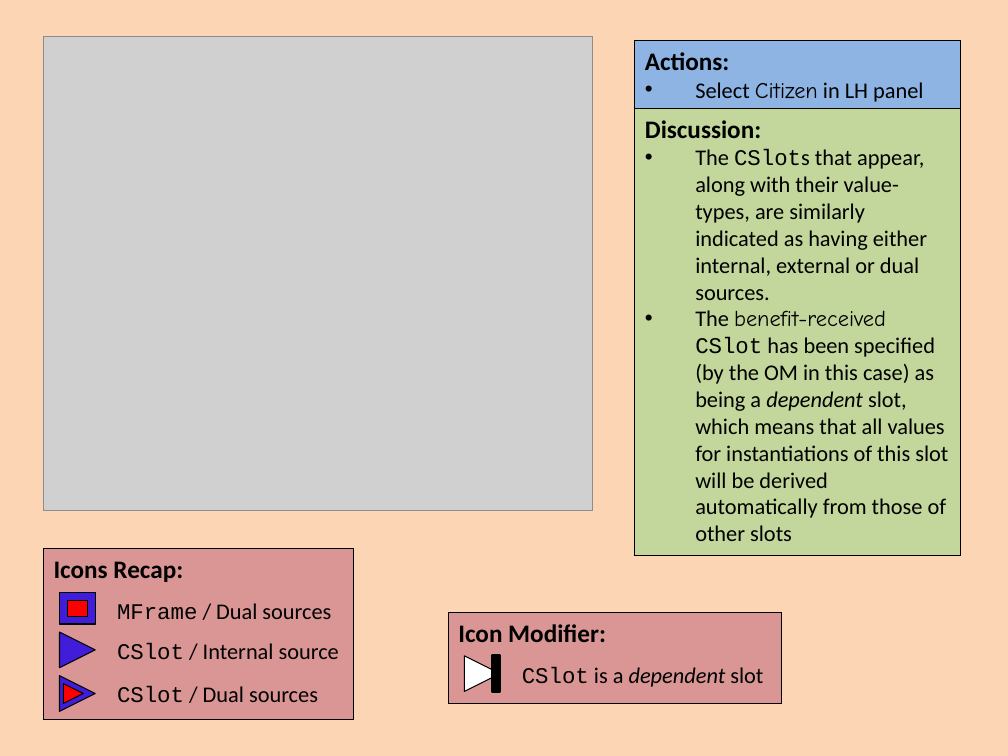
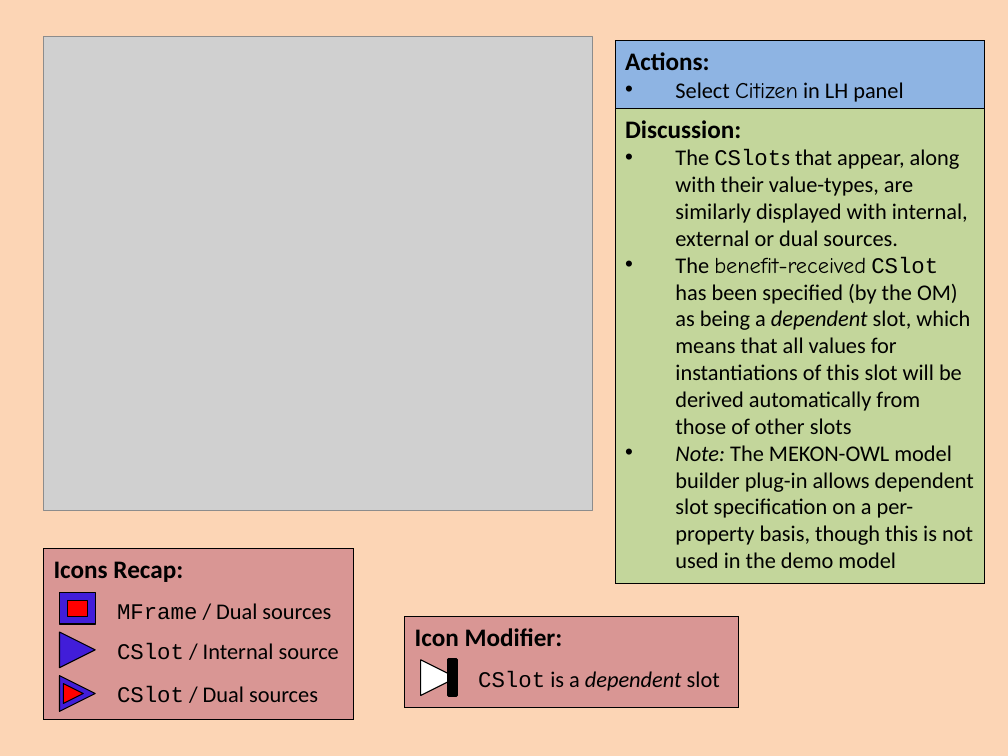
Before and after one commit to colin-puleston/mekon-hobo, a slide deck: slide 26 of docs/MEKON-HOBO Introductory Tutorial.pptx. Drawn at 1008x756 pixels with LibreOffice and Linux fonts; fonts in the diff are those of the drawing; grey boxes stand for pictures. Boxes give left, top, right and bottom in pixels: in the first picture for what was removed or moved away, otherwise in the second. Text is boxed around its words. In the diff, an @@ line names an element or a change of style, - is before the commit and + after.

```diff
--- a/docs/MEKON-HOBO Introductory Tutorial.pptx
+++ b/docs/MEKON-HOBO Introductory Tutorial.pptx
@@ rectangle "Actions:": place and size @@
-rectangle "Actions:" at (635,40,961,108)
+rectangle "Actions:" at (615,40,984,108)
@@ rectangle "Discussion:": place and size @@
-rectangle "Discussion:" at (635,108,961,555)
+rectangle "Discussion:" at (615,108,984,583)
@@ text in rectangle at (675,149,974,568): text changed @@
-• The CSlots that appear, along with their value-types, are similarly indicated as having either internal, external or dual sources.
-• The benefit-received CSlot has been specified (by the OM in this case) as being a dependent slot, which means that all values for instantiations of this slot will be derived automatically from those of other slots
+• The CSlots that appear, along with their value-types, are similarly displayed with internal, external or dual sources.
+• The benefit-received CSlot has been specified (by the OM) as being a dependent slot, which means that all values for instantiations of this slot will be derived automatically from those of other slots
+• Note: The MEKON-OWL model builder plug-in allows dependent slot specification on a per-property basis, though this is not used in the demo model
@@ 2 rectangles, 1 text, 1 triangle: place and size @@
-2 rectangles, 1 text, 1 triangle at (449,612,782,704)
+2 rectangles, 1 text, 1 triangle at (405,616,739,708)
```
